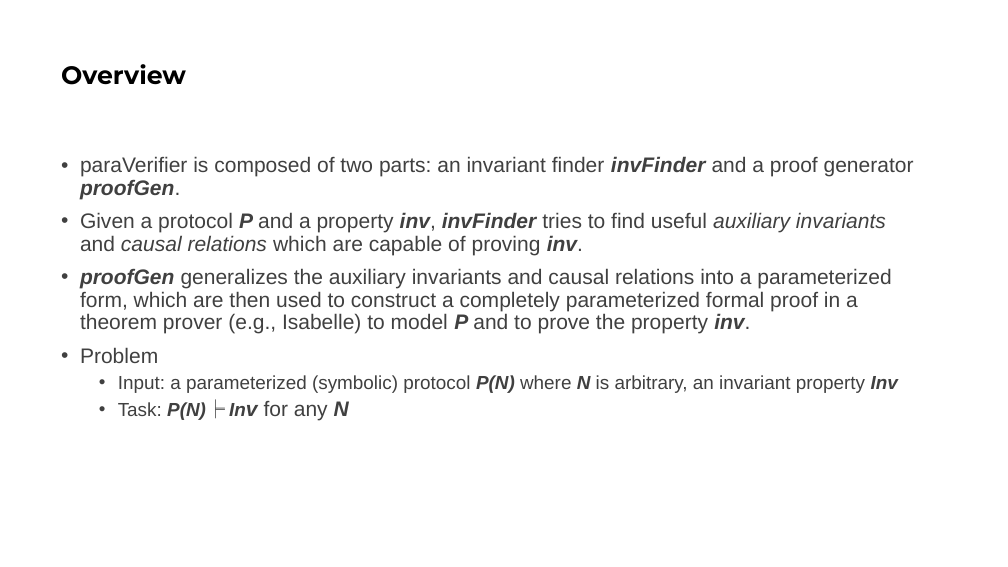
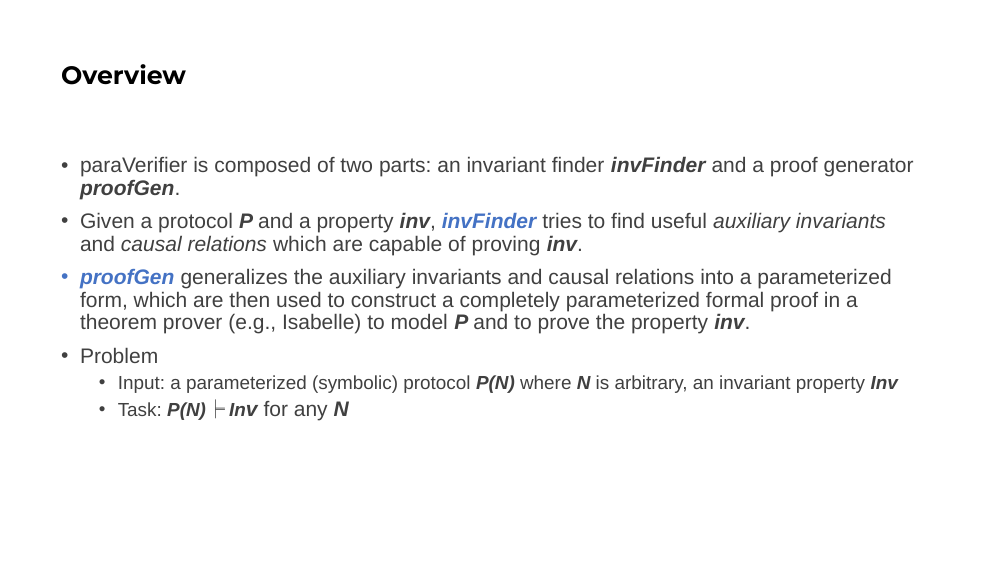
Before and after one commit to bacmive/paper_notes, a slide deck: slide 2 of notes9-paraverifier.pptx. Drawn at 1008x567 pixels with LibreOffice and Linux fonts; fonts in the diff are those of the drawing. Boxes give left, top, right and bottom in pixels: in the first picture for what was removed or moved away, otherwise in the second. Text is boxed around its words. In the diff, an @@ line names an element or a change of style, - is before the commit and + after.

```diff
--- a/notes9-paraverifier.pptx
+++ b/notes9-paraverifier.pptx
@@ text at (x1=80, y1=212, x2=891, y2=334): text colour #404040 to #4472C4 in "invFinder", "proofGen" @@
```
Also in this commit, not shown: 2 other slides changed, 12 slides added, 7 slides removed, 1 other file.
